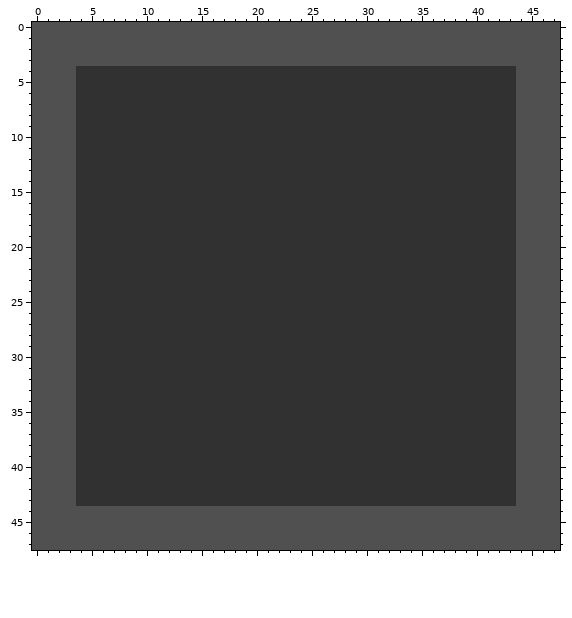
One commit to this pixel-art sprite: assets/images/user_interface/rock_menu/rock_7_icon.png. Above is the file before it was changed.
The file is 48x48 pixels.
And afterwards:
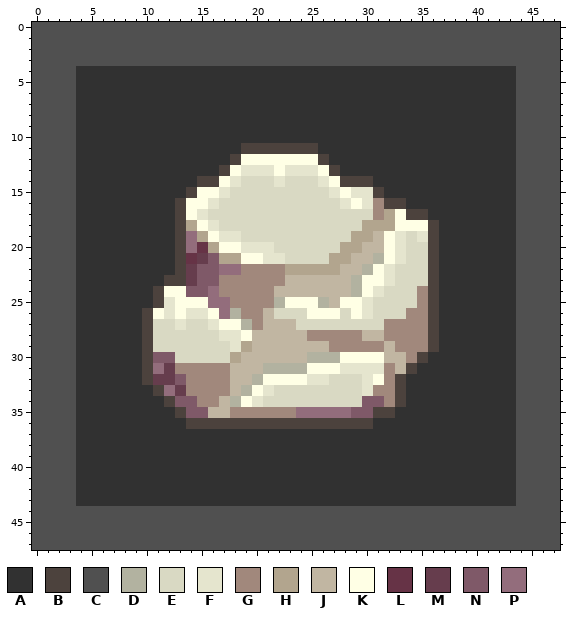
Palette (. is transparent): A #313131  B #4c423d  C #505050  D #b2b2a0  E #d9d9c3  F #e5e5ce  G #a1887c  H #b2a58e  J #c1b6a2  K #ffffe5  L #663346  M #663d4d  N #7f5968  P #936d7c
Changes in this commit:
Changed rows in their new state; - is an unchanged pixel.
first column x 10:
11 ---------BBBBBBB-----------
12 --------BKKKKKKKB----------
13 -------BKFFFKFFFKB---------
14 -----BBKFEEEFEEEFKBBB------
15 ----BKKFEEEEEEEEEFKFFB-----
16 ---BKKFEEEEEEEEEEEFKFGBB---
17 ---BKFEEEEEEEEEEEEEEEGHKBB-
18 ---BHKFEEEEEEEEEEEEEHHHKKKB
19 ---BPHKFFEEEEEEEEEEHHJKFEFB
20 ---BPLHKKFFFEEEEEEHHJJKFEEB
21 ---BLMNHHKKFFEEEEHHJJDKFEEB
22 ---BMNNPPGGGGHHHHHJJDKFEEEB
23 --BBMNNGGGGGGJJJJJJDKKFEEEB
24 -BKKNNPGGGGGJJJJJJJDKFEEEGB
25 -BFKKKPPGGGGDKKKDJKKFEEEEGB
26 BKFKFFKPDGGJEEEKKKEKFEEEGGB
27 BEEFEEFKKDGJJJEEEEEEEEGGGGB
28 BEEEEEEFFKJJJJJGGGGGJJGGGGB
29 BEEEEEEEFHJJJJJJJGGGGGJGGGB
30 BNNEEEEEHJJJJJJDDDKKKKJJGB-
31 BPMGGGGGJJJDDDDKKKFFFFGJB--
32 BMMNGGGGJJDKKKKFFEEEFKGB---
33 -BPMGGGGJDKFEEEEEEEEFGGB---
34 --BNNGGJDKFEEEEEEEEENNGB---
35 ---BNNJJGGGGGGPPPPPNNBB----
36 ----BBBBBBBBBBBBBBBBB------
Where, in picture pixels (left, top, right, bottom), the same in both pictures:
changed: (142, 143, 439, 429)
